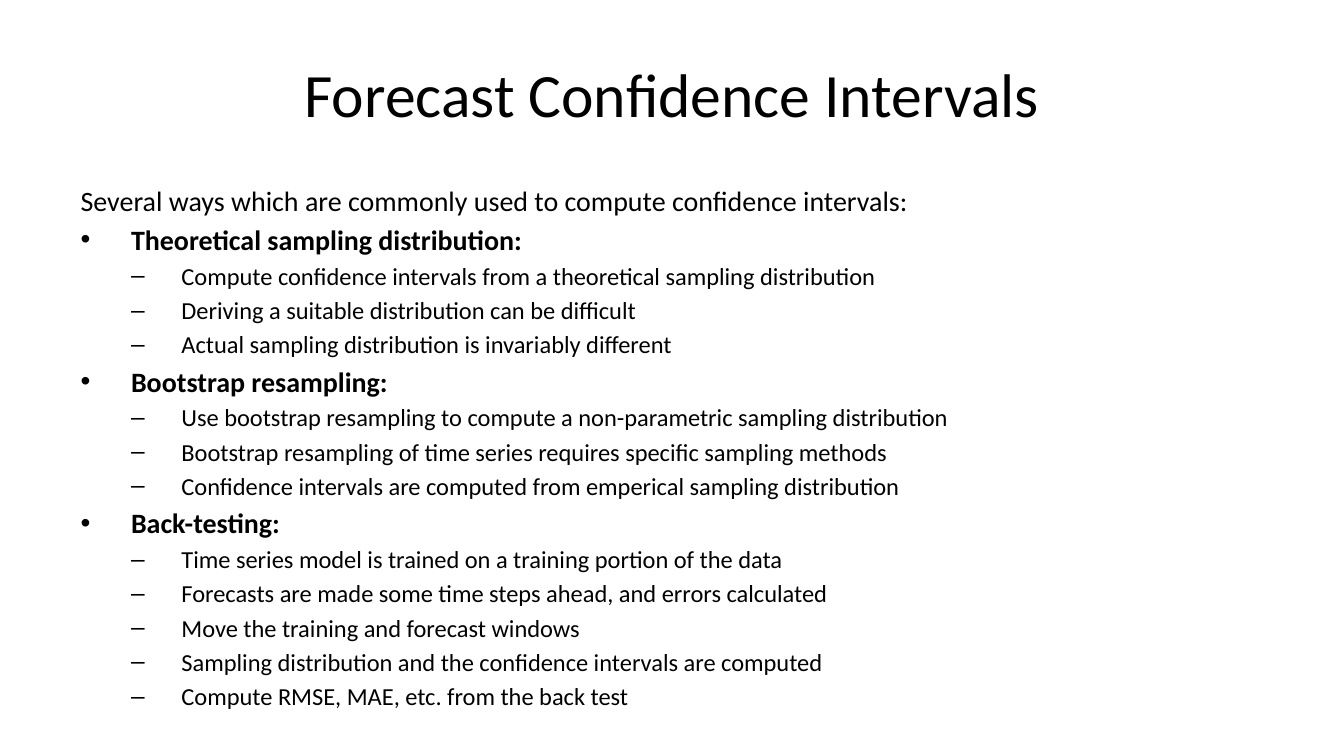
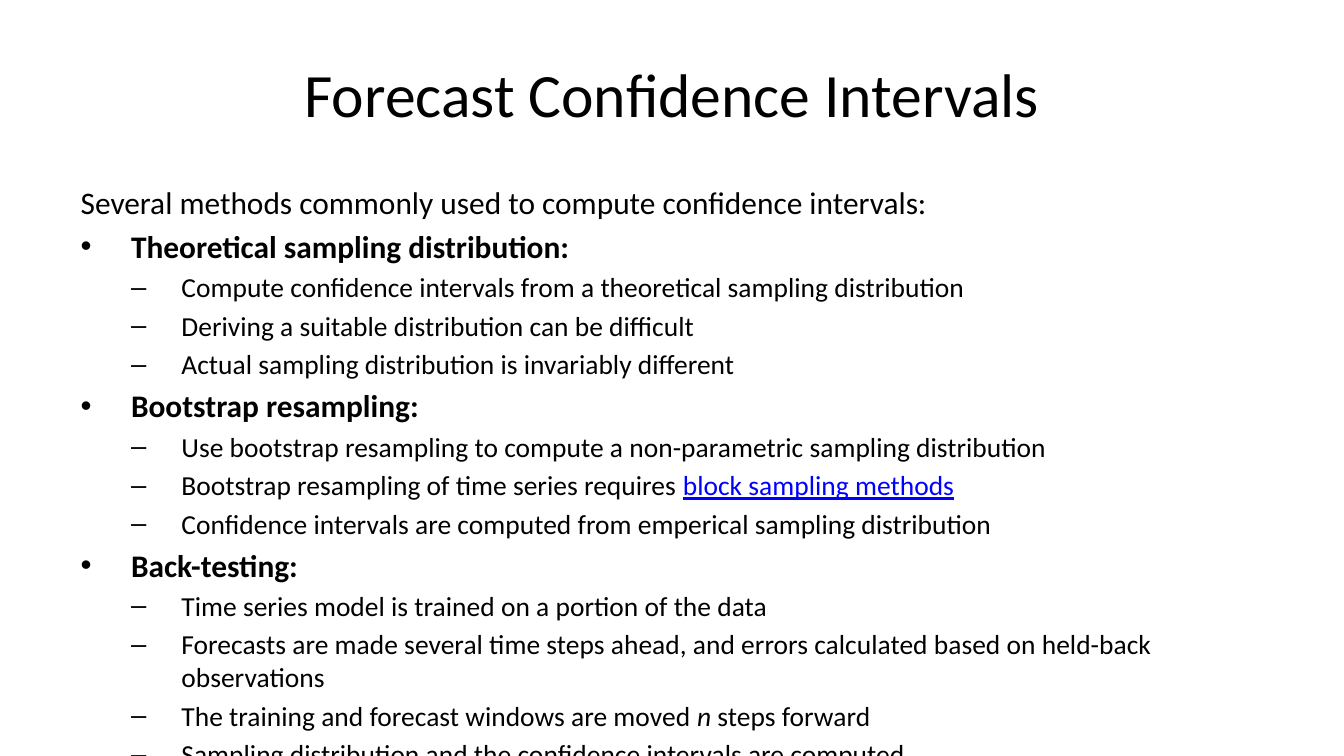
Before and after one commit to StephenElston/CSCI-E-83, a slide deck: slide 41 of LectureSlides/12_IntroductionToTimeSeriesForecasting.pptx (slide 37 before the commit). Drawn at 1344x756 pixels with LibreOffice and Linux fonts; fonts in the diff are those of the drawing. Boxes give left, top, right and bottom in pixels: in the first picture for what was removed or moved away, otherwise in the second. Text is boxed around its words. In the diff, an @@ line names an element or a change of style, - is before the commit and + after.

```diff
--- a/LectureSlides/12_IntroductionToTimeSeriesForecasting.pptx
+++ b/LectureSlides/12_IntroductionToTimeSeriesForecasting.pptx
@@ text at bbox=[81, 192, 926, 219]: text changed; size 15 to 16.8 pt @@
-Several ways which are commonly used to compute confidence intervals:
+Several methods commonly used to compute confidence intervals:
@@ text at bbox=[131, 236, 1045, 583]: size 15 to 16.8 pt in "Theoretical sampling distribution:", "Bootstrap resampling:", "Back-testing:"; size 13.1 to 14.7 pt in "Compute confidence intervals from a theoretical sampling ...", "Deriving a suitable distribution can be difficult", "Actual sampling distribution is invariably different", "Use bootstrap resampling to compute a non-parametric ..." and 3 more places @@
@@ text at bbox=[181, 476, 954, 500]: text changed; size 13.1 to 14.7 pt @@
-  – Bootstrap resampling of time series requires specific sampling methods
+  – Bootstrap resampling of time series requires block sampling methods
@@ text at bbox=[181, 597, 1151, 731]: text changed; size 13.1 to 14.7 pt @@
-  – Time series model is trained on a training portion of the data
-  – Forecasts are made some time steps ahead, and errors calculated
-  – Move the training and forecast windows
+  – Time series model is trained on a portion of the data
+  – Forecasts are made several time steps ahead, and errors calculated based on held-back observations
+  – The training and forecast windows are moved n steps forward
```
Also in this commit, not shown: 6 other slides changed, 13 slides added, 5 slides removed.
